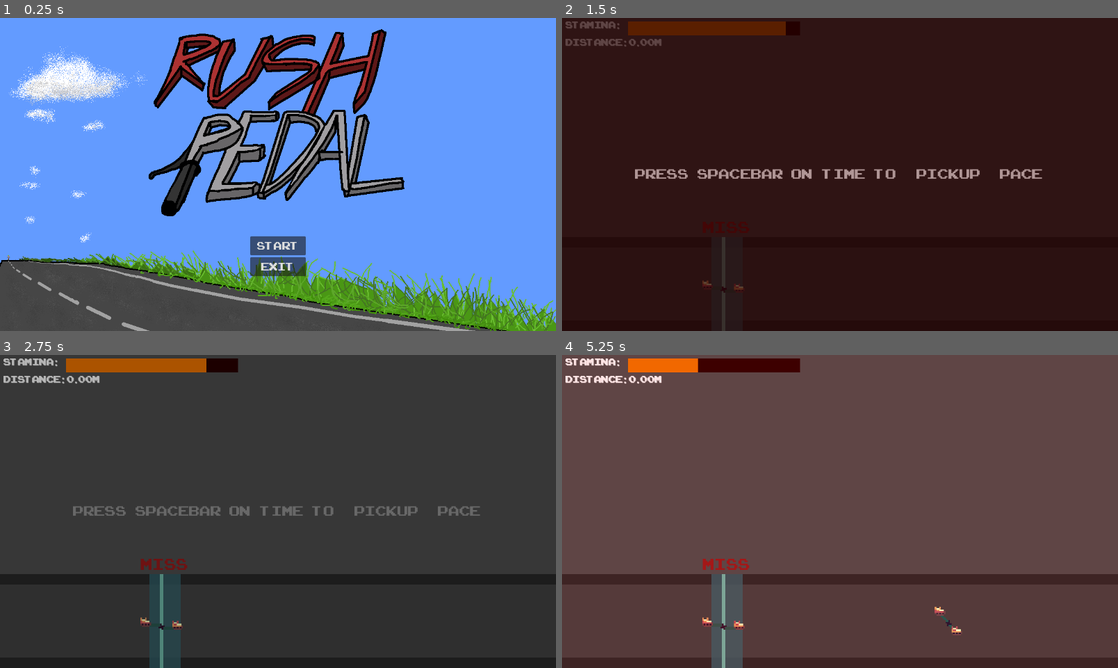
Above: before the commit, frames 1-4 (two rows, left to right).
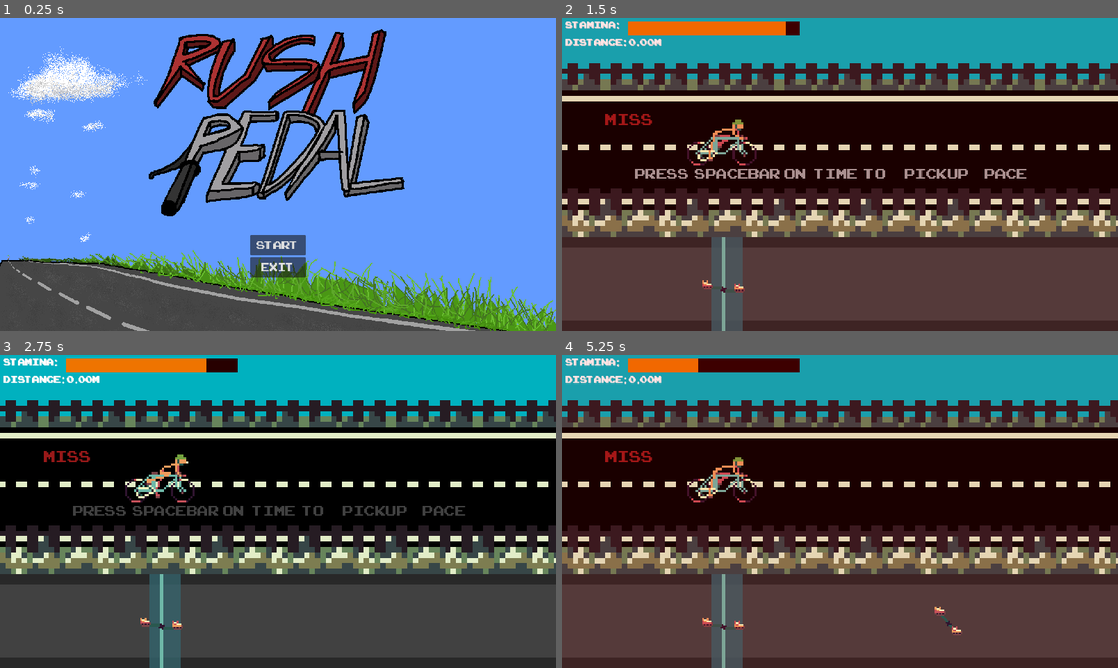
Above: after the commit, the same moments.

Repository: alexgaaranes/GameJam-2024-Entry
Game: Godot game, scene res://scenes/menu.tscn
Same seed, same stepped clock (60 frames per second), same inputs: the game is played once before the commit and once after it.
Inputs:
- Up to frame 1 (0.25 s): no input
- Up to frame 2 (1.5 s): click "Start" at 0.5 s; tap Space (pedal) at 1.25, 1.35 s
- Up to frame 3 (2.75 s): tap Space (pedal) at 2, 2.1 s
- Up to frame 4 (5.25 s): tap Space (pedal) at 2.75, 2.85, 3.5, 3.6, 4.25, 4.35, 5, 5.1 s

The runs differ from the first frame. In frame 1, 4.0% of the frame differs, in the area x 0-100%, y 3-100%; in frame 2, 63%; in frame 3, 66%, in the area x 0-100%, y 0-100%; in frame 4, 63%.

Commit message:
added sprites

Diff:
--- a/project.godot
+++ b/project.godot
@@ -23,7 +23,7 @@
 
 window/size/viewport_width=1280
 window/size/viewport_height=720
-window/stretch/mode="viewport"
+window/stretch/mode="canvas_items"
 
 [input]
 
--- /dev/null
+++ b/scenes/cyclist.tscn
@@ -0,0 +1,215 @@
+[gd_scene load_steps=31 format=3 uid="uid://dki4yf33hce12"]
+
+[ext_resource type="Texture2D" uid="uid://bnriwffii3plk" path="res://assets/art/cyclist-fast-sheet.png" id="1_02b1u"]
+[ext_resource type="Texture2D" uid="uid://coha33pftjiqp" path="res://assets/art/cyclist-sheet.png" id="2_l52o5"]
+[ext_resource type="Texture2D" uid="uid://cp1mgeeej4qqj" path="res://assets/art/cyclist-tired-sheet.png" id="3_rwl3p"]
+
+[sub_resource type="RectangleShape2D" id="RectangleShape2D_503os"]
+
+[sub_resource type="AtlasTexture" id="AtlasTexture_mdre6"]
+atlas = ExtResource("1_02b1u")
+region = Rect2(0, 0, 32, 27)
+
+[sub_resource type="AtlasTexture" id="AtlasTexture_vvg4n"]
+atlas = ExtResource("1_02b1u")
+region = Rect2(32, 0, 32, 27)
+
+[sub_resource type="AtlasTexture" id="AtlasTexture_82lvi"]
+atlas = ExtResource("1_02b1u")
+region = Rect2(64, 0, 32, 27)
+
+[sub_resource type="AtlasTexture" id="AtlasTexture_i4gub"]
+atlas = ExtResource("1_02b1u")
+region = Rect2(96, 0, 32, 27)
+
+[sub_resource type="AtlasTexture" id="AtlasTexture_pouvt"]
+atlas = ExtResource("2_l52o5")
+region = Rect2(0, 0, 32, 27)
+
+[sub_resource type="AtlasTexture" id="AtlasTexture_b4jyo"]
+atlas = ExtResource("2_l52o5")
+region = Rect2(0, 0, 32, 27)
+
+[sub_resource type="AtlasTexture" id="AtlasTexture_crve3"]
+atlas = ExtResource("2_l52o5")
+region = Rect2(32, 0, 32, 27)
+
+[sub_resource type="AtlasTexture" id="AtlasTexture_e8m8v"]
+atlas = ExtResource("2_l52o5")
+region = Rect2(64, 0, 32, 27)
+
+[sub_resource type="AtlasTexture" id="AtlasTexture_p5wv7"]
+atlas = ExtResource("2_l52o5")
+region = Rect2(96, 0, 32, 27)
+
+[sub_resource type="AtlasTexture" id="AtlasTexture_4jdir"]
+atlas = ExtResource("2_l52o5")
+region = Rect2(128, 0, 32, 27)
+
+[sub_resource type="AtlasTexture" id="AtlasTexture_3v5ok"]
+atlas = ExtResource("2_l52o5")
+region = Rect2(160, 0, 32, 27)
+
+[sub_resource type="AtlasTexture" id="AtlasTexture_o37q1"]
+atlas = ExtResource("3_rwl3p")
+region = Rect2(0, 0, 32, 27)
+
+[sub_resource type="AtlasTexture" id="AtlasTexture_hpqxk"]
+atlas = ExtResource("3_rwl3p")
+region = Rect2(32, 0, 32, 27)
+
+[sub_resource type="AtlasTexture" id="AtlasTexture_inobw"]
+atlas = ExtResource("3_rwl3p")
+region = Rect2(64, 0, 32, 27)
+
+[sub_resource type="AtlasTexture" id="AtlasTexture_cox6r"]
+atlas = ExtResource("3_rwl3p")
+region = Rect2(96, 0, 32, 27)
+
+[sub_resource type="AtlasTexture" id="AtlasTexture_bu2hd"]
+atlas = ExtResource("3_rwl3p")
+region = Rect2(128, 0, 32, 27)
+
+[sub_resource type="AtlasTexture" id="AtlasTexture_0k2id"]
+atlas = ExtResource("3_rwl3p")
+region = Rect2(160, 0, 32, 27)
+
+[sub_resource type="AtlasTexture" id="AtlasTexture_8wbv7"]
+atlas = ExtResource("3_rwl3p")
+region = Rect2(192, 0, 32, 27)
+
+[sub_resource type="AtlasTexture" id="AtlasTexture_1hdxe"]
+atlas = ExtResource("3_rwl3p")
+region = Rect2(224, 0, 32, 27)
+
+[sub_resource type="AtlasTexture" id="AtlasTexture_3v8kg"]
+atlas = ExtResource("3_rwl3p")
+region = Rect2(256, 0, 32, 27)
+
+[sub_resource type="AtlasTexture" id="AtlasTexture_mt5gw"]
+atlas = ExtResource("3_rwl3p")
+region = Rect2(288, 0, 32, 27)
+
+[sub_resource type="AtlasTexture" id="AtlasTexture_x0m2v"]
+atlas = ExtResource("3_rwl3p")
+region = Rect2(320, 0, 32, 27)
+
+[sub_resource type="AtlasTexture" id="AtlasTexture_yc67v"]
+atlas = ExtResource("3_rwl3p")
+region = Rect2(352, 0, 32, 27)
+
+[sub_resource type="AtlasTexture" id="AtlasTexture_shn3y"]
+atlas = ExtResource("3_rwl3p")
+region = Rect2(384, 0, 32, 27)
+
+[sub_resource type="AtlasTexture" id="AtlasTexture_d3h6t"]
+atlas = ExtResource("3_rwl3p")
+region = Rect2(416, 0, 32, 27)
+
+[sub_resource type="SpriteFrames" id="SpriteFrames_exqae"]
+animations = [{
+"frames": [{
+"duration": 1.0,
+"texture": SubResource("AtlasTexture_mdre6")
+}, {
+"duration": 1.0,
+"texture": SubResource("AtlasTexture_vvg4n")
+}, {
+"duration": 1.0,
+"texture": SubResource("AtlasTexture_82lvi")
+}, {
+"duration": 1.0,
+"texture": SubResource("AtlasTexture_i4gub")
+}],
+"loop": true,
+"name": &"fast_moving",
+"speed": 10.0
+}, {
+"frames": [{
+"duration": 1.0,
+"texture": SubResource("AtlasTexture_pouvt")
+}],
+"loop": true,
+"name": &"idle",
+"speed": 5.0
+}, {
+"frames": [{
+"duration": 1.0,
+"texture": SubResource("AtlasTexture_b4jyo")
+}, {
+"duration": 1.0,
+"texture": SubResource("AtlasTexture_crve3")
+}, {
+"duration": 1.0,
+"texture": SubResource("AtlasTexture_e8m8v")
+}, {
+"duration": 1.0,
+"texture": SubResource("AtlasTexture_p5wv7")
+}, {
+"duration": 1.0,
+"texture": SubResource("AtlasTexture_4jdir")
+}, {
+"duration": 1.0,
+"texture": SubResource("AtlasTexture_3v5ok")
+}],
+"loop": true,
+"name": &"moving",
+"speed": 5.0
+}, {
+"frames": [{
+"duration": 1.0,
+"texture": SubResource("AtlasTexture_o37q1")
+}, {
+"duration": 1.0,
+"texture": SubResource("AtlasTexture_hpqxk")
+}, {
+"duration": 1.0,
+"texture": SubResource("AtlasTexture_inobw")
+}, {
+"duration": 1.0,
+"texture": SubResource("AtlasTexture_cox6r")
+}, {
+"duration": 1.0,
+"texture": SubResource("AtlasTexture_bu2hd")
+}, {
+"duration": 1.0,
+"texture": SubResource("AtlasTexture_0k2id")
+}, {
+"duration": 1.0,
+"texture": SubResource("AtlasTexture_8wbv7")
+}, {
+"duration": 1.0,
+"texture": SubResource("AtlasTexture_1hdxe")
+}, {
+"duration": 1.0,
+"texture": SubResource("AtlasTexture_3v8kg")
+}, {
+"duration": 1.0,
+"texture": SubResource("AtlasTexture_mt5gw")
+}, {
+"duration": 1.0,
+"texture": SubResource("AtlasTexture_x0m2v")
+}, {
+"duration": 1.0,
+"texture": SubResource("AtlasTexture_yc67v")
+}, {
+"duration": 1.0,
+"texture": SubResource("AtlasTexture_shn3y")
+}, {
+"duration": 1.0,
+"texture": SubResource("AtlasTexture_d3h6t")
+}],
+"loop": true,
+"name": &"slowing",
+"speed": 10.0
+}]
+
+[node name="Cyclist" type="Area2D"]
+
+[node name="CollisionShape2D" type="CollisionShape2D" parent="."]
+shape = SubResource("RectangleShape2D_503os")
+
+[node name="AnimatedSprite2D" type="AnimatedSprite2D" parent="."]
+sprite_frames = SubResource("SpriteFrames_exqae")
+animation = &"idle"
+frame_progress = 0.232284
--- a/scenes/main_level.tscn
+++ b/scenes/main_level.tscn
@@ -1,9 +1,13 @@
-[gd_scene load_steps=13 format=3 uid="uid://bhmqw75h2u8fk"]
+[gd_scene load_steps=17 format=3 uid="uid://bhmqw75h2u8fk"]
 
 [ext_resource type="PackedScene" uid="uid://b8ubotbc18a7t" path="res://scenes/game_manager.tscn" id="1_i7q76"]
 [ext_resource type="Script" path="res://scripts/main_level.gd" id="1_ne8dj"]
 [ext_resource type="Script" path="res://scripts/camera.gd" id="2_becuv"]
+[ext_resource type="Texture2D" uid="uid://d32edhrwwf0fs" path="res://assets/art/terrain/road-grass.png" id="2_e6q6s"]
 [ext_resource type="PackedScene" uid="uid://bgngv3qaf4or3" path="res://scenes/pedal_column.tscn" id="2_pe4of"]
+[ext_resource type="Texture2D" uid="uid://4ag4jm727kl8" path="res://assets/art/terrain/road.png" id="3_rgjhb"]
+[ext_resource type="Script" path="res://scripts/road.gd" id="3_syfgu"]
+[ext_resource type="PackedScene" uid="uid://dki4yf33hce12" path="res://scenes/cyclist.tscn" id="4_app16"]
 [ext_resource type="Script" path="res://scripts/tutorial.gd" id="5_dah53"]
 [ext_resource type="FontFile" uid="uid://cduo3hndy60wv" path="res://fonts/arcade_classic.TTF" id="5_gmnf5"]
 
@@ -112,24 +116,390 @@
 position = Vector2(640, 360)
 script = ExtResource("2_becuv")
 
+[node name="ColorRect" type="ColorRect" parent="."]
+offset_left = -16.0
+offset_top = -16.0
+offset_right = 1296.0
+offset_bottom = 736.0
+color = Color(0, 0.694679, 0.74945, 1)
+
+[node name="Road" type="Control" parent="."]
+layout_mode = 3
+anchors_preset = 0
+offset_right = 40.0
+offset_bottom = 40.0
+script = ExtResource("3_syfgu")
+
+[node name="RoadTiles1" type="Control" parent="Road"]
+layout_mode = 3
+anchors_preset = 0
+offset_top = 296.0
+offset_right = 40.0
+offset_bottom = 336.0
+
+[node name="Pair1" type="Control" parent="Road/RoadTiles1"]
+anchors_preset = 0
+offset_right = 40.0
+offset_bottom = 40.0
+
+[node name="Grass" type="TextureRect" parent="Road/RoadTiles1/Pair1"]
+layout_mode = 0
+offset_top = 7.99997
+offset_right = 40.0
+offset_bottom = 48.0
+scale = Vector2(5, 5)
+texture = ExtResource("2_e6q6s")
+
+[node name="Road" type="TextureRect" parent="Road/RoadTiles1/Pair1"]
+layout_mode = 0
+offset_left = 1.62125e-05
+offset_top = -192.0
+offset_right = 40.0
+offset_bottom = -152.0
+scale = Vector2(5, 5)
+texture = ExtResource("3_rgjhb")
+
+[node name="Pair2" type="Control" parent="Road/RoadTiles1"]
+anchors_preset = 0
+offset_left = 200.0
+offset_top = 3.05176e-05
+offset_right = 240.0
+offset_bottom = 40.0
+
+[node name="Grass" type="TextureRect" parent="Road/RoadTiles1/Pair2"]
+layout_mode = 0
+offset_top = 7.99997
+offset_right = 40.0
+offset_bottom = 48.0
+scale = Vector2(5, 5)
+texture = ExtResource("2_e6q6s")
+
+[node name="Road" type="TextureRect" parent="Road/RoadTiles1/Pair2"]
+layout_mode = 0
+offset_left = 1.62125e-05
+offset_top = -192.0
+offset_right = 40.0
+offset_bottom = -152.0
+scale = Vector2(5, 5)
+texture = ExtResource("3_rgjhb")
+
+[node name="Pair3" type="Control" parent="Road/RoadTiles1"]
+anchors_preset = 0
+offset_left = 400.0
+offset_top = 3.05176e-05
+offset_right = 440.0
+offset_bottom = 40.0
+
+[node name="Grass" type="TextureRect" parent="Road/RoadTiles1/Pair3"]
+layout_mode = 0
+offset_top = 7.99997
+offset_right = 40.0
+offset_bottom = 48.0
+scale = Vector2(5, 5)
+texture = ExtResource("2_e6q6s")
+
+[node name="Road" type="TextureRect" parent="Road/RoadTiles1/Pair3"]
+layout_mode = 0
+offset_left = 1.62125e-05
+offset_top = -192.0
+offset_right = 40.0
+offset_bottom = -152.0
+scale = Vector2(5, 5)
+texture = ExtResource("3_rgjhb")
+
+[node name="Pair4" type="Control" parent="Road/RoadTiles1"]
+anchors_preset = 0
+offset_left = 600.0
+offset_top = 3.05176e-05
+offset_right = 640.0
+offset_bottom = 40.0
+
+[node name="Grass" type="TextureRect" parent="Road/RoadTiles1/Pair4"]
+layout_mode = 0
+offset_top = 7.99997
+offset_right = 40.0
+offset_bottom = 48.0
+scale = Vector2(5, 5)
+texture = ExtResource("2_e6q6s")
+
+[node name="Road" type="TextureRect" parent="Road/RoadTiles1/Pair4"]
+layout_mode = 0
+offset_left = 1.62125e-05
+offset_top = -192.0
+offset_right = 40.0
+offset_bottom = -152.0
+scale = Vector2(5, 5)
+texture = ExtResource("3_rgjhb")
+
+[node name="Pair5" type="Control" parent="Road/RoadTiles1"]
+anchors_preset = 0
+offset_left = 800.0
+offset_top = 3.05176e-05
+offset_right = 840.0
+offset_bottom = 40.0
+
+[node name="Grass" type="TextureRect" parent="Road/RoadTiles1/Pair5"]
+layout_mode = 0
+offset_top = 7.99997
+offset_right = 40.0
+offset_bottom = 48.0
+scale = Vector2(5, 5)
+texture = ExtResource("2_e6q6s")
+
+[node name="Road" type="TextureRect" parent="Road/RoadTiles1/Pair5"]
+layout_mode = 0
+offset_left = 1.62125e-05
+offset_top = -192.0
+offset_right = 40.0
+offset_bottom = -152.0
+scale = Vector2(5, 5)
+texture = ExtResource("3_rgjhb")
+
+[node name="Pair6" type="Control" parent="Road/RoadTiles1"]
+anchors_preset = 0
+offset_left = 1000.0
+offset_top = 3.05176e-05
+offset_right = 1040.0
+offset_bottom = 40.0
+
+[node name="Grass" type="TextureRect" parent="Road/RoadTiles1/Pair6"]
+layout_mode = 0
+offset_top = 7.99997
+offset_right = 40.0
+offset_bottom = 48.0
+scale = Vector2(5, 5)
+texture = ExtResource("2_e6q6s")
+
+[node name="Road" type="TextureRect" parent="Road/RoadTiles1/Pair6"]
+layout_mode = 0
+offset_left = 1.62125e-05
+offset_top = -192.0
+offset_right = 40.0
+offset_bottom = -152.0
+scale = Vector2(5, 5)
+texture = ExtResource("3_rgjhb")
+
+[node name="Pair7" type="Control" parent="Road/RoadTiles1"]
+anchors_preset = 0
+offset_left = 1200.0
+offset_top = 3.05176e-05
+offset_right = 1240.0
+offset_bottom = 40.0
+
+[node name="Grass" type="TextureRect" parent="Road/RoadTiles1/Pair7"]
+layout_mode = 0
+offset_top = 7.99997
+offset_right = 40.0
+offset_bottom = 48.0
+scale = Vector2(5, 5)
+texture = ExtResource("2_e6q6s")
+
+[node name="Road" type="TextureRect" parent="Road/RoadTiles1/Pair7"]
+layout_mode = 0
+offset_left = 1.62125e-05
+offset_top = -192.0
+offset_right = 40.0
+offset_bottom = -152.0
+scale = Vector2(5, 5)
+texture = ExtResource("3_rgjhb")
+
+[node name="RoadTiles2" type="Control" parent="Road"]
+layout_mode = 3
+anchors_preset = 0
+offset_left = 1400.0
+offset_top = 296.0
+offset_right = 1440.0
+offset_bottom = 336.0
+
+[node name="Pair1" type="Control" parent="Road/RoadTiles2"]
+anchors_preset = 0
+offset_right = 40.0
+offset_bottom = 40.0
+
+[node name="Grass" type="TextureRect" parent="Road/RoadTiles2/Pair1"]
+layout_mode = 0
+offset_top = 7.99997
+offset_right = 40.0
+offset_bottom = 48.0
+scale = Vector2(5, 5)
+texture = ExtResource("2_e6q6s")
+
+[node name="Road" type="TextureRect" parent="Road/RoadTiles2/Pair1"]
+layout_mode = 0
+offset_left = 1.62125e-05
+offset_top = -192.0
+offset_right = 40.0
+offset_bottom = -152.0
+scale = Vector2(5, 5)
+texture = ExtResource("3_rgjhb")
+
+[node name="Pair2" type="Control" parent="Road/RoadTiles2"]
+anchors_preset = 0
+offset_left = 200.0
+offset_top = 3.05176e-05
+offset_right = 240.0
+offset_bottom = 40.0
+
+[node name="Grass" type="TextureRect" parent="Road/RoadTiles2/Pair2"]
+layout_mode = 0
+offset_top = 7.99997
+offset_right = 40.0
+offset_bottom = 48.0
+scale = Vector2(5, 5)
+texture = ExtResource("2_e6q6s")
+
+[node name="Road" type="TextureRect" parent="Road/RoadTiles2/Pair2"]
+layout_mode = 0
+offset_left = 1.62125e-05
+offset_top = -192.0
+offset_right = 40.0
+offset_bottom = -152.0
+scale = Vector2(5, 5)
+texture = ExtResource("3_rgjhb")
+
+[node name="Pair3" type="Control" parent="Road/RoadTiles2"]
+anchors_preset = 0
+offset_left = 400.0
+offset_top = 3.05176e-05
+offset_right = 440.0
+offset_bottom = 40.0
+
+[node name="Grass" type="TextureRect" parent="Road/RoadTiles2/Pair3"]
+layout_mode = 0
+offset_top = 7.99997
+offset_right = 40.0
+offset_bottom = 48.0
+scale = Vector2(5, 5)
+texture = ExtResource("2_e6q6s")
+
+[node name="Road" type="TextureRect" parent="Road/RoadTiles2/Pair3"]
+layout_mode = 0
+offset_left = 1.62125e-05
+offset_top = -192.0
+offset_right = 40.0
+offset_bottom = -152.0
+scale = Vector2(5, 5)
+texture = ExtResource("3_rgjhb")
+
+[node name="Pair4" type="Control" parent="Road/RoadTiles2"]
+anchors_preset = 0
+offset_left = 600.0
+offset_top = 3.05176e-05
+offset_right = 640.0
+offset_bottom = 40.0
+
+[node name="Grass" type="TextureRect" parent="Road/RoadTiles2/Pair4"]
+layout_mode = 0
+offset_top = 7.99997
+offset_right = 40.0
+offset_bottom = 48.0
+scale = Vector2(5, 5)
+texture = ExtResource("2_e6q6s")
+
+[node name="Road" type="TextureRect" parent="Road/RoadTiles2/Pair4"]
+layout_mode = 0
+offset_left = 1.62125e-05
+offset_top = -192.0
+offset_right = 40.0
+offset_bottom = -152.0
+scale = Vector2(5, 5)
+texture = ExtResource("3_rgjhb")
+
+[node name="Pair5" type="Control" parent="Road/RoadTiles2"]
+anchors_preset = 0
+offset_left = 800.0
+offset_top = 3.05176e-05
+offset_right = 840.0
+offset_bottom = 40.0
+
+[node name="Grass" type="TextureRect" parent="Road/RoadTiles2/Pair5"]
+layout_mode = 0
+offset_top = 7.99997
+offset_right = 40.0
+offset_bottom = 48.0
+scale = Vector2(5, 5)
+texture = ExtResource("2_e6q6s")
+
+[node name="Road" type="TextureRect" parent="Road/RoadTiles2/Pair5"]
+layout_mode = 0
+offset_left = 1.62125e-05
+offset_top = -192.0
+offset_right = 40.0
+offset_bottom = -152.0
+scale = Vector2(5, 5)
+texture = ExtResource("3_rgjhb")
+
+[node name="Pair6" type="Control" parent="Road/RoadTiles2"]
+anchors_preset = 0
+offset_left = 1000.0
+offset_top = 3.05176e-05
+offset_right = 1040.0
+offset_bottom = 40.0
+
+[node name="Grass" type="TextureRect" parent="Road/RoadTiles2/Pair6"]
+layout_mode = 0
+offset_top = 7.99997
+offset_right = 40.0
+offset_bottom = 48.0
+scale = Vector2(5, 5)
+texture = ExtResource("2_e6q6s")
+
+[node name="Road" type="TextureRect" parent="Road/RoadTiles2/Pair6"]
+layout_mode = 0
+offset_left = 1.62125e-05
+offset_top = -192.0
+offset_right = 40.0
+offset_bottom = -152.0
+scale = Vector2(5, 5)
+texture = ExtResource("3_rgjhb")
+
+[node name="Pair7" type="Control" parent="Road/RoadTiles2"]
+anchors_preset = 0
+offset_left = 1200.0
+offset_top = 3.05176e-05
+offset_right = 1240.0
+offset_bottom = 40.0
+
+[node name="Grass" type="TextureRect" parent="Road/RoadTiles2/Pair7"]
+layout_mode = 0
+offset_top = 7.99997
+offset_right = 40.0
+offset_bottom = 48.0
+scale = Vector2(5, 5)
+texture = ExtResource("2_e6q6s")
+
+[node name="Road" type="TextureRect" parent="Road/RoadTiles2/Pair7"]
+layout_mode = 0
+offset_left = 1.62125e-05
+offset_top = -192.0
+offset_right = 40.0
+offset_bottom = -152.0
+scale = Vector2(5, 5)
+texture = ExtResource("3_rgjhb")
+
+[node name="Cyclist" parent="." instance=ExtResource("4_app16")]
+position = Vector2(368, 272)
+scale = Vector2(5, 5)
+
 [node name="GameManager" parent="." instance=ExtResource("1_i7q76")]
 
 [node name="PedalColumn" parent="." instance=ExtResource("2_pe4of")]
 
 [node name="Label" type="Label" parent="."]
-offset_left = 280.0
-offset_top = 456.0
-offset_right = 479.0
-offset_bottom = 507.0
+offset_left = 56.0
+offset_top = 208.0
+offset_right = 255.0
+offset_bottom = 259.0
+theme_override_colors/font_shadow_color = Color(0, 0, 0, 1)
 theme_override_fonts/font = ExtResource("5_gmnf5")
 theme_override_font_sizes/font_size = 50
 horizontal_alignment = 1
 
 [node name="Combo" type="Label" parent="."]
 offset_left = 1072.0
-offset_top = 464.0
+offset_top = 16.0
 offset_right = 1243.0
-offset_bottom = 515.0
+offset_bottom = 67.0
 theme_override_colors/font_color = Color(0.898039, 0.898039, 0.898039, 0)
 theme_override_fonts/font = ExtResource("5_gmnf5")
 theme_override_font_sizes/font_size = 35
@@ -182,6 +552,7 @@
 script = ExtResource("5_dah53")
 
 [node name="BlackFade" type="ColorRect" parent="Tutorial"]
+visible = false
 offset_left = -16.0
 offset_top = -16.0
 offset_right = 1296.0
@@ -218,6 +589,7 @@
 wait_time = 3.0
 
 [node name="DamageColor" type="ColorRect" parent="."]
+visible = false
 offset_left = -16.0
 offset_top = -16.0
 offset_right = 1296.0
--- a/scripts/cue_spawn_manager.gd
+++ b/scripts/cue_spawn_manager.gd
@@ -6,6 +6,8 @@
 var cueNode: Node
 var parent: Node
 var scoreManager: Node
+var cyclistAnim: AnimatedSprite2D
+var root: Node
 
 const defaultTime = 1
 var minSpawnTime = 0.4
@@ -14,6 +16,8 @@
 func _ready():
 	level = get_tree().get_root()
 	parent = get_parent()
+	root = parent.get_parent()
+	cyclistAnim = root.get_node("Cyclist").get_node("AnimatedSprite2D")
 	scoreManager = parent.get_node("ScoreManager")
 	timer = get_node("CueSpawnTimer")
 	cueScene = preload("res://scenes/pedal_cue.tscn")
@@ -40,8 +44,8 @@
 		# PUT MID SPEED ANIMATION HERE
 
 	if timer.wait_time < minSpawnTime:
-		#TODO: HIGH SPEED ANIMATION
-		# PUT THE HIGHEST SPEED ANIMATION HERE
+		cyclistAnim.stop()
+		cyclistAnim.play("fast_moving")
 		return
 	timer.wait_time -= timer.wait_time*amount
 
--- a/scripts/distance_manager.gd
+++ b/scripts/distance_manager.gd
@@ -12,6 +12,7 @@
 var root: Node
 var scoreManager: Node
 var timer: Timer
+var road: Control
 
 # Called when the node enters the scene tree for the first time.
 func _ready():
@@ -19,6 +20,7 @@
 	root = parent.get_parent()
 	distLabel = root.get_node("Distance")
 	scoreManager = parent.get_node("ScoreManager")
+	road = root.get_node("Road")
 	timer = $SlowdownTimer
 	distance = 0
 
@@ -34,8 +36,7 @@
 
 func updateDistance(delta):
 	if isSlowing:
-		# TODO: Slowing Down Anim when missed
-		# PUT THE SLOWING DOWN ANIMATION HERE
+		road.updateRoad(timer.time_left*maxCombo*delta)
 		distance += timer.time_left*maxCombo*delta
 		return
 	if scoreManager.getCombo() == 0 and not isSlowing:
@@ -44,8 +45,10 @@
 	else:
 		maxCombo = scoreManager.getCombo()
 		if maxCombo == 1:
+			road.updateRoad(2*delta)
 			distance += 2*delta
 			return
+		road.updateRoad(maxCombo*delta)
 		distance += maxCombo*delta
 
 
--- a/scripts/input_manager.gd
+++ b/scripts/input_manager.gd
@@ -8,16 +8,21 @@
 var root: Node
 
 var isPenalized: bool
+var hasMissed: bool = true
 var detected: Dictionary
 var passedCues: Array
 var scoreManager: Node
 var damageColor: ColorRect
 var gameOverManager: Node
+var cyclist: Area2D
+var cyclistAnim: AnimatedSprite2D
 
 # Called when the node enters the scene tree for the first time.
 func _ready():
 	parent = get_parent()
 	root = parent.get_parent()
+	cyclist = root.get_node("Cyclist")
+	cyclistAnim = cyclist.get_node("AnimatedSprite2D")
 	gameOverManager = parent.get_node("GameOverManager")
 	scoreManager = parent.get_node("ScoreManager")
 	pedalColumn = parent.get_parent().get_node("PedalColumn")
@@ -40,6 +45,10 @@
 		pedalColumnAnim.play("tap")
 		detected = pedalColumn.detectedAreas
 		if not detected.is_empty():
+			if hasMissed:
+				hasMissed = false
+				cyclistAnim.stop()
+				cyclistAnim.play("moving")
 			if detected.has("P"):
 				updateLabel("Perfect")
 				await scoreManager.addPerfect(1)
@@ -49,9 +58,12 @@
 			scoreManager.updateCombo()
 			detected.values()[0].free()
 		else:
+			cyclistAnim.stop()
+			cyclistAnim.play("slowing")
 			updateLabel("Miss")
 			await scoreManager.addMissed(1)
 			isPenalized = true
+			hasMissed = true
 			damageColor.visible = true
 			timer.start()
 
@@ -69,7 +81,7 @@
 	for cue in passedCues:
 		passedCues.erase(cue)
 		if cue == null: continue
-		updateLabel("Missed")
+		updateLabel("Miss")
 		await scoreManager.addMissed(1)
 		isPenalized = true
 		damageColor.visible = true
--- /dev/null
+++ b/scripts/road.gd
@@ -0,0 +1,22 @@
+extends Control
+
+
+# Called when the node enters the scene tree for the first time.
+func _ready():
+	pass # Replace with function body.
+
+
+# Called every frame. 'delta' is the elapsed time since the previous frame.
+func _process(delta):
+	pass
+
+
+func updateRoad(val: float):
+	val *= 100
+	if $RoadTiles1.position.x - val <= -1400:
+		$RoadTiles1.position.x = 1400
+	if $RoadTiles2.position.x - val<= -1400:
+		$RoadTiles2.position.x = 1400
+	$RoadTiles1.position.x -= val
+	$RoadTiles2.position.x -= val
+	# REPEATING ILLUSION
